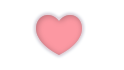
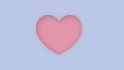
Two versions of the same layered image (w=124, h=70). Layer-by-layer changes:
added group "rate_red@2x.png" with 2 layers above "rate_mouseover@2x.png" over (x1=0, y1=0, x2=124, y2=70)
added layer "@bounds" (1st of 3, in "rate_red@2x.png") in group "rate_red@2x.png" over (x1=0, y1=0, x2=124, y2=70)
moved "heart red" into group "rate_red@2x.png" over (x1=36, y1=14, x2=82, y2=55)
added group "rate_mouseover@2x.png" with 2 layers above "rate@2x.png" over (x1=0, y1=0, x2=124, y2=70)
added layer "@bounds" (2nd of 3, in "rate_mouseover@2x.png") in group "rate_mouseover@2x.png" over (x1=0, y1=0, x2=124, y2=70)
moved "heart highlight" into group "rate_mouseover@2x.png" over (x1=36, y1=14, x2=82, y2=55)
added group "rate@2x.png" with 2 layers over (x1=0, y1=0, x2=124, y2=70)
added layer "@bounds" (3rd of 3, in "rate@2x.png") in group "rate@2x.png" over (x1=0, y1=0, x2=124, y2=70)
moved "heart" into group "rate@2x.png" over (x1=36, y1=14, x2=82, y2=55)
